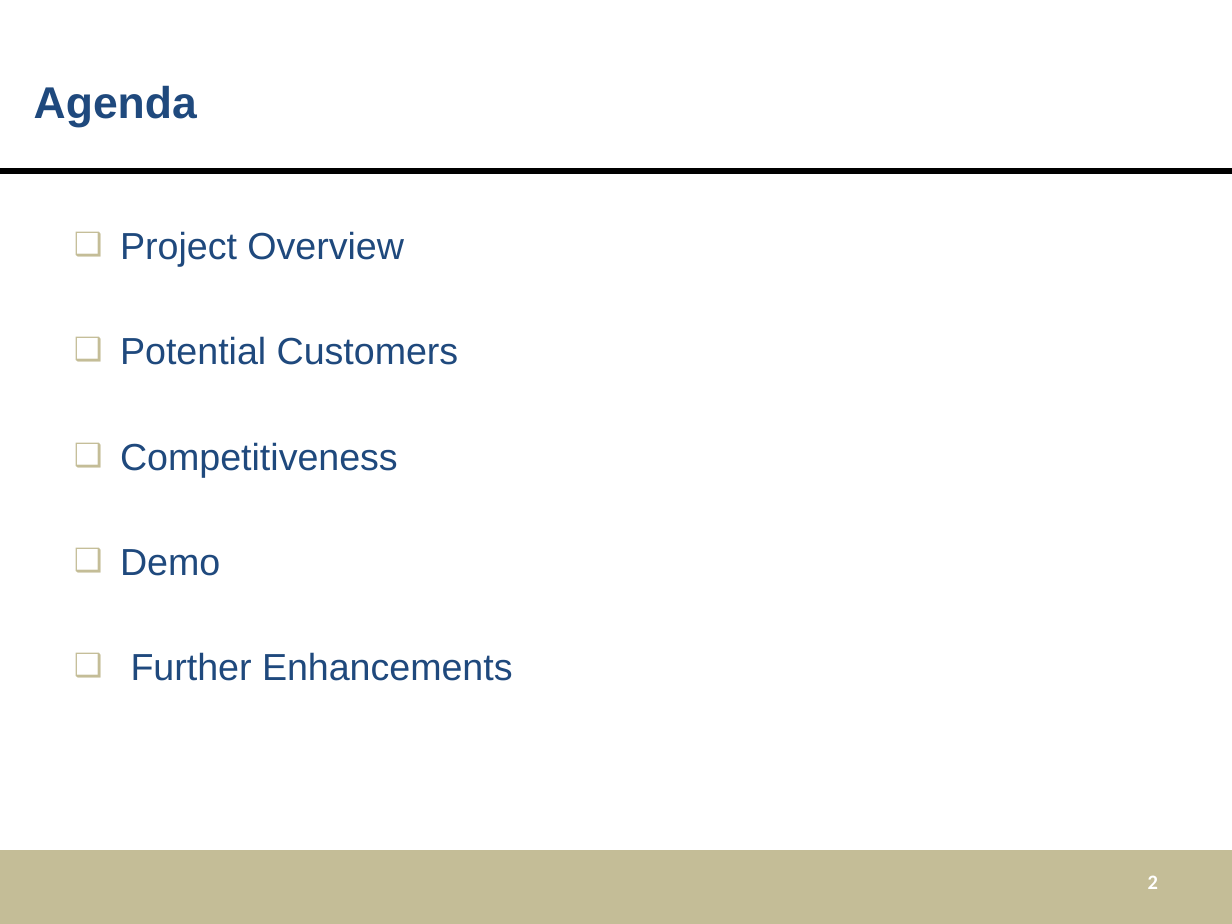
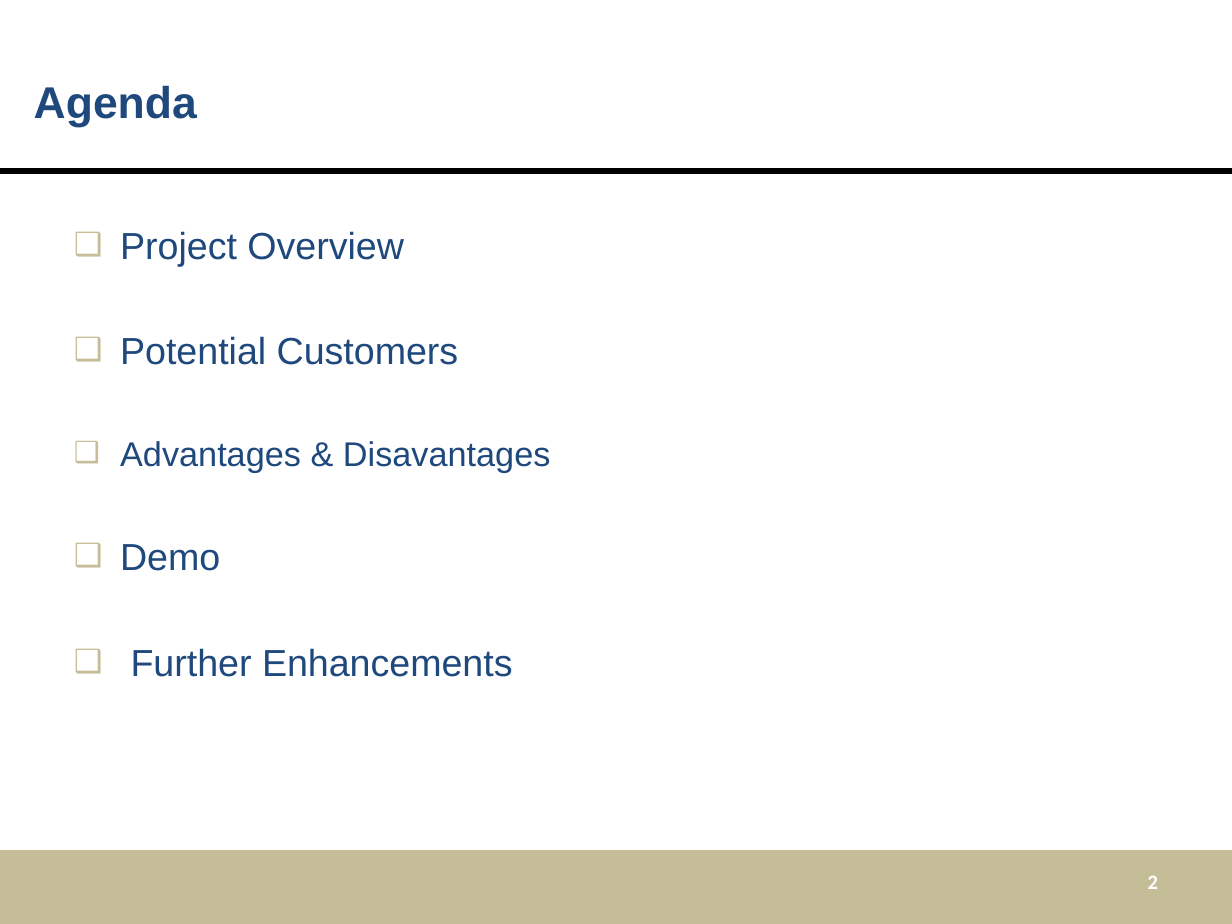
Before and after one commit to mdger/UGNM_Instantmessaging, a slide deck: slide 2 of LAS2peer-Template-Project/doc/Presentation_template.pptx. Drawn at 1232x924 pixels with LibreOffice and Linux fonts; fonts in the diff are those of the drawing. Boxes give left, top, right and bottom in pixels: in the first picture for what was removed or moved away, otherwise in the second. Text is boxed around its words. In the diff, an @@ line names an element or a change of style, - is before the commit and + after.

Commit message:
Presentation
Advantages & Disavantages

```diff
--- a/LAS2peer-Template-Project/doc/Presentation_template.pptx
+++ b/LAS2peer-Template-Project/doc/Presentation_template.pptx
@@ text at box(120, 441, 551, 472): text changed; size 22 to 20 pt @@
-❑ Competitiveness
+❑ Advantages & Disavantages
```
Also in this commit, not shown: 1 other slide changed, 2 slides added.
